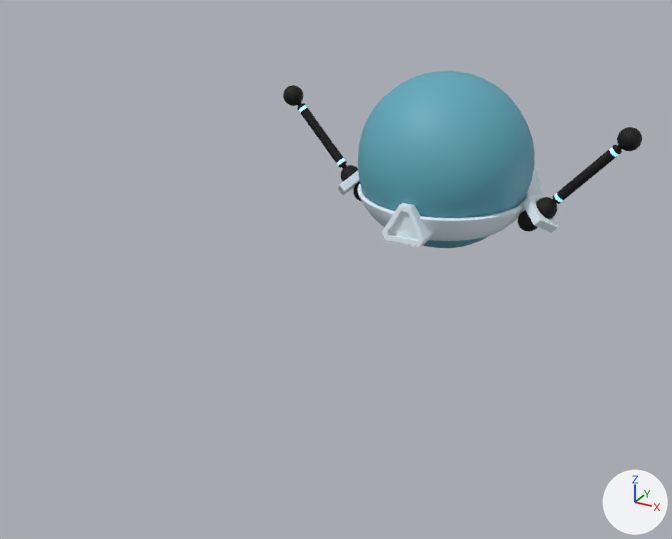
A saved change to the FBX model Work/Unreal/ParticleRush/Import/Rush/skeletalmesh_Rush_core.fbx.
Before and after are seen from a 50 mm camera at (0.731, -1.819, 0.595) aimed at (0.006, -0.5, -0.064). Lighting does not change. The marker at lower right points along +X, +Y and +Z. Where no turn or scale is listed for an object, it has been applied to the vertices.

Script lines for the objects in view, before the commit:
```python
ob_staticmesh_rush_laft_wing_arm = bpy.data.objects.new('staticmesh_Rush_laft_wing_arm', me_mesh_012)
ob_staticmesh_rush_laft_wing_arm.location = (0.0, 0.0, 0.0)
ob_staticmesh_rush_prticle_sphere1 = bpy.data.objects.new('staticmesh_Rush_prticle_sphere1', me_mesh)
ob_staticmesh_rush_prticle_sphere1.location = (0.0, 0.0, 0.0)
ob_staticmesh_rush_right_wing_arm = bpy.data.objects.new('staticmesh_Rush_right_wing_arm', me_mesh_011)
ob_staticmesh_rush_right_wing_arm.location = (0.0, 0.011, 0.0)
ob_staticmesh_rush_wing_socket_left_ball = bpy.data.objects.new('staticmesh_Rush_wing_socket_left_ball', me_mesh_006)
ob_staticmesh_rush_wing_socket_left_ball.location = (0.0, 0.0, 0.0)
ob_staticmesh_rush_wing_socket_left_nest = bpy.data.objects.new('staticmesh_Rush_wing_socket_left_nest', me_mesh_007)
ob_staticmesh_rush_wing_socket_left_nest.location = (0.0, 0.0, 0.0)
ob_staticmesh_rush_wing_socket_right_ball = bpy.data.objects.new('staticmesh_Rush_wing_socket_right_ball', me_mesh_004)
ob_staticmesh_rush_wing_socket_right_ball.location = (0.0, 0.0, 0.0)
ob_staticmesh_rush_wing_socket_right_nest = bpy.data.objects.new('staticmesh_Rush_wing_socket_right_nest', me_mesh_005)
ob_staticmesh_rush_wing_socket_right_nest.location = (0.0, 0.0, 0.0)
# also in view: 'staticmesh_Rush_harness_luck' at (0.0, 0.0, -0.098); 'staticmesh_Rush_front_socket' at (0.0, -0.178, -0.085)
```
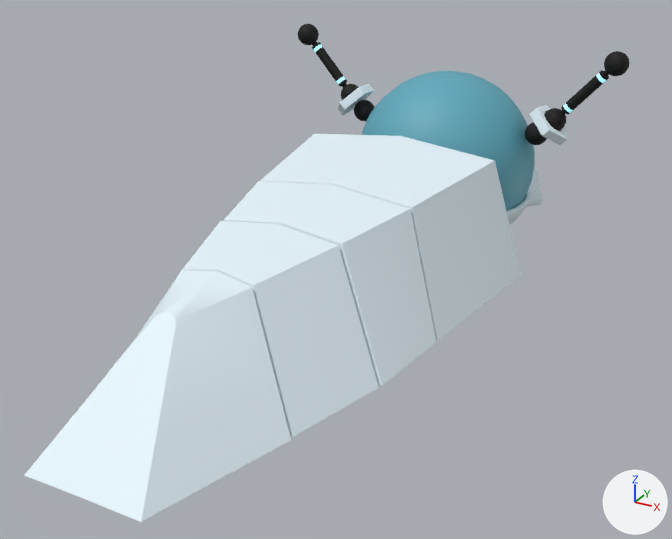
Changed parts and their boxes (x1, y1, x2, y2) in the pictures (672 x 539 px):
'staticmesh_Rush_engineD', added: after (24, 270, 291, 522)
'staticmesh_Rush_engineB', added: after (260, 134, 521, 341)
'staticmesh_Rush_engineC', added: after (182, 221, 379, 438)
'staticmesh_Rush_engineA', added: after (223, 181, 436, 386)
'staticmesh_Rush_laft_wing_arm', deleted (black): before (536, 127, 642, 219)
'geo_left_arm', added (black): after (544, 51, 630, 131)
'staticmesh_Rush_right_wing_arm', deleted (black): before (283, 85, 358, 182)
'geo_left_arm.001', added (black): after (298, 24, 358, 100)
'geo_left_arm_ball', added: after (525, 105, 567, 145)
'geo_right_arm_ball', added: after (338, 84, 375, 121)
'staticmesh_Rush_wing_socket_left_nest', deleted: before (522, 193, 558, 233)
'staticmesh_Rush_wing_socket_right_nest', deleted: before (338, 171, 360, 195)
'staticmesh_Rush_wing_socket_left_ball', deleted: before (518, 210, 538, 232)
'staticmesh_Rush_wing_socket_right_ball', deleted: before (353, 182, 361, 201)
'staticmesh_Rush_harness_luck', unchanged, covered by the edit: before (357, 184, 531, 241); after (507, 189, 531, 224)

Patch to the scene script:
```diff
--- a/Work/Unreal/ParticleRush/Import/Rush/skeletalmesh_Rush_core.fbx.py
+++ b/Work/Unreal/ParticleRush/Import/Rush/skeletalmesh_Rush_core.fbx.py
@@ ob_staticmesh_rush_wing_socket_right_nest @@
-ob_staticmesh_rush_wing_socket_right_nest = bpy.data.objects.new('staticmesh_Rush_wing_socket_right_nest', me_mesh_005)
@@ ob_staticmesh_rush_laft_wing_arm @@
-ob_staticmesh_rush_laft_wing_arm = bpy.data.objects.new('staticmesh_Rush_laft_wing_arm', me_mesh_012)
@@ ob_staticmesh_rush_wing_socket_left_ball @@
-ob_staticmesh_rush_wing_socket_left_ball = bpy.data.objects.new('staticmesh_Rush_wing_socket_left_ball', me_mesh_006)
@@ ob_staticmesh_rush_wing_socket_left_nest @@
-ob_staticmesh_rush_wing_socket_left_nest = bpy.data.objects.new('staticmesh_Rush_wing_socket_left_nest', me_mesh_007)
@@ ob_staticmesh_rush_right_wing_arm @@
-ob_staticmesh_rush_right_wing_arm = bpy.data.objects.new('staticmesh_Rush_right_wing_arm', me_mesh_011)
@@ ob_staticmesh_rush_wing_socket_right_ball @@
-ob_staticmesh_rush_wing_socket_right_ball = bpy.data.objects.new('staticmesh_Rush_wing_socket_right_ball', me_mesh_004)
@@ ob_geo_right_arm_ball @@
+ob_geo_right_arm_ball = bpy.data.objects.new('geo_right_arm_ball', me_mesh_007_1)  # 582 vertices, 1156 faces; spans x -0.2618..-0.1733, y -0.0458..0.0436, z 0.0631..0.1442; in mat_umat_rush_blackmat (black #000000), mat_umat_rush_harness (white #e8f7ff)
+ob_geo_right_arm_ball.location = (0.0, 0.0, 0.0)
@@ ob_staticmesh_rush_engineb @@
+ob_staticmesh_rush_engineb = bpy.data.objects.new('staticmesh_Rush_engineB', me_mesh_012_1)  # 126 vertices, 248 faces; spans x -0.259..0.259, y 0.019..0.341, z -0.116..0.122; in mat_umat_rush_harness (white #e8f7ff)
+ob_staticmesh_rush_engineb.location = (0.0, -0.572, -0.01)
@@ ob_staticmesh_rush_enginea @@
+ob_staticmesh_rush_enginea = bpy.data.objects.new('staticmesh_Rush_engineA', me_mesh_011_1)  # 78 vertices, 152 faces; spans x -0.226..0.226, y -0.161..0.062, z -0.116..0.103; in mat_umat_rush_harness (white #e8f7ff)
+ob_staticmesh_rush_enginea.location = (0.0, -0.564, -0.01)
@@ ob_geo_left_arm @@
+ob_geo_left_arm = bpy.data.objects.new('geo_left_arm', me_mesh_008_1)  # 1258 vertices, 2360 faces; spans x 0.208..0.363, y -0.023..0.024, z 0.092..0.261; in mat_umat_rush_glow (grey #bcbcbc), mat_umat_rush_blackmat (black #000000)
+ob_geo_left_arm.location = (0.0, 0.0, 0.003)
@@ ob_geo_left_arm_001 @@
+ob_geo_left_arm_001 = bpy.data.objects.new('geo_left_arm.001', me_mesh_009_1)  # 1258 vertices, 2360 faces; spans x -0.363..-0.208, y -0.023..0.024, z 0.095..0.264; in mat_umat_rush_glow (grey #bcbcbc), mat_umat_rush_blackmat (black #000000)
+ob_geo_left_arm_001.location = (0.0, 0.0, 0.0)
@@ ob_staticmesh_rush_engined @@
+ob_staticmesh_rush_engined = bpy.data.objects.new('staticmesh_Rush_engineD', me_mesh_015)  # 80 vertices, 156 faces; spans x -0.163..0.163, y -0.579..-0.273, z -0.116..0.072; in mat_umat_rush_harness (white #e8f7ff)
+ob_staticmesh_rush_engined.location = (0.0, -0.566, -0.01)
@@ ob_geo_left_arm_ball @@
+ob_geo_left_arm_ball = bpy.data.objects.new('geo_left_arm_ball', me_mesh_006_1)  # 582 vertices, 1156 faces; spans x 0.1733..0.2618, y -0.0458..0.0436, z 0.0631..0.1442; in mat_umat_rush_blackmat (black #000000), mat_umat_rush_harness (white #e8f7ff)
+ob_geo_left_arm_ball.location = (0.0, 0.0, 0.0)
@@ ob_staticmesh_rush_enginec @@
+ob_staticmesh_rush_enginec = bpy.data.objects.new('staticmesh_Rush_engineC', me_mesh_013)  # 78 vertices, 152 faces; spans x -0.21..0.207, y -0.342..-0.107, z -0.116..0.088; in mat_umat_rush_harness (white #e8f7ff)
+ob_staticmesh_rush_enginec.location = (0.0, -0.564, -0.01)
```
